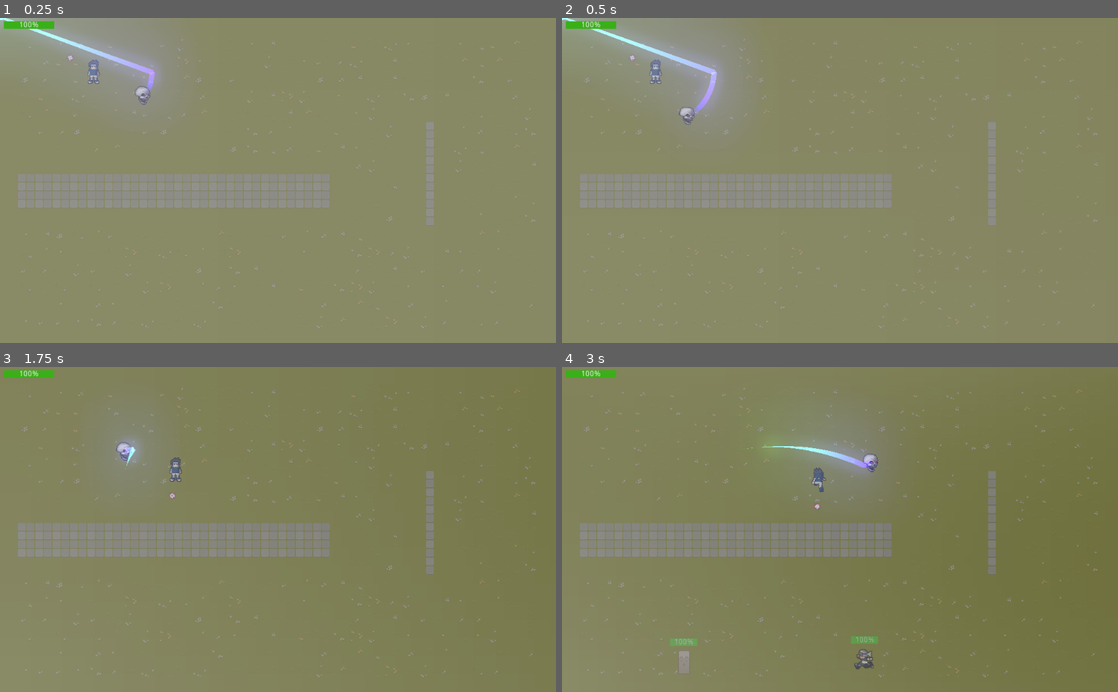
Above: before the commit, frames 1-4 (two rows, left to right).
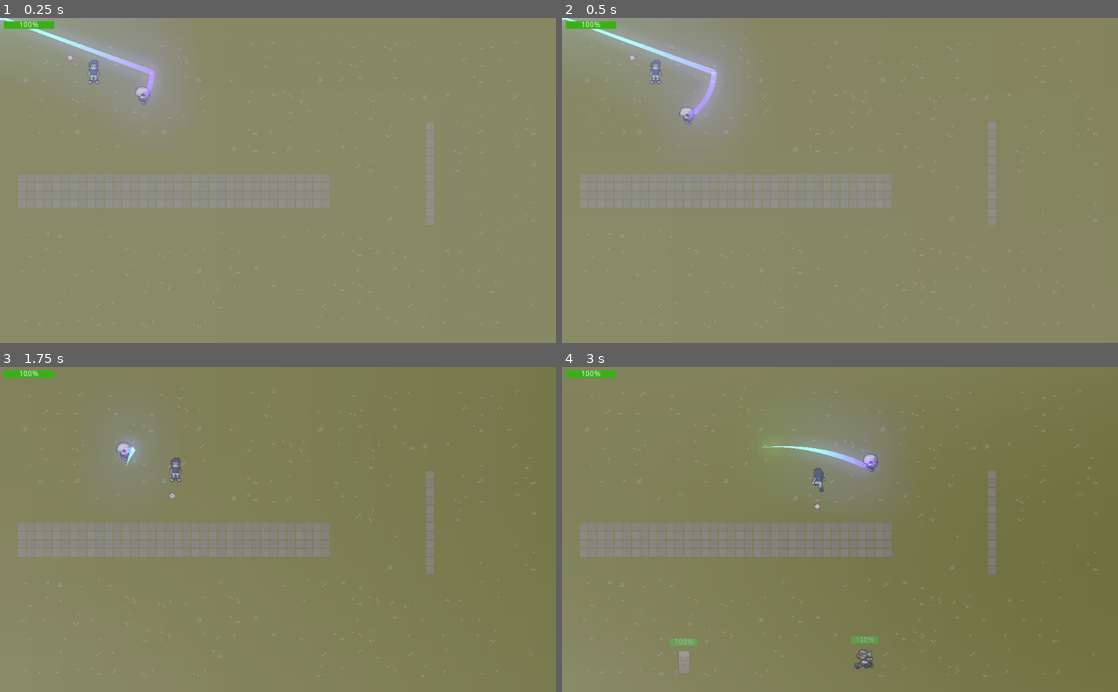
Above: after the commit, the same moments.

Repository: fabricejeannet/the-lost-temple
Game: Godot game, scene res://scenes/World.tscn
The game is run twice, just before and just after one commit, with the same random seed, the same clock (stepped at 60 frames per second) and the same inputs.
Inputs (mouse positions are in pixels of both pictures, inside the frame that each line leads up to):
- Up to frame 1 (0.25 s): no input
- Up to frame 2 (0.5 s): no input
- Up to frame 3 (1.75 s): move the mouse to (400, 513) at 0.52 s; hold Right (ui_right) 0.53-1.28 s; move the mouse to (166, 545) at 1.27 s; hold Down (ui_down) from 1.28 s (still down)
- Up to frame 4 (3 s): move the mouse to (895, 458) at 2.02 s; release Down (ui_down) at 2.03 s; hold Right (ui_right) 2.03-2.78 s; move the mouse to (812, 594) at 2.77 s; hold Up (ui_up) from 2.78 s (still down)

The runs differ from the first frame. In frame 1, less than 0.1% of the frame differs, in the area x 25-29%, y 20-26%; in frame 2, 0.1%, in the area x 22-26%, y 26-33%; in frame 3, less than 0.1%; in frame 4, less than 0.1%.

Commit message:
Refactoring for the WAM. Starting to implement no skill : Flame Thrower

Diff:
--- a/scenes/skills/DeathWhirlpool.tscn
+++ b/scenes/skills/DeathWhirlpool.tscn
@@ -1,8 +1,9 @@
-[gd_scene load_steps=8 format=2]
+[gd_scene load_steps=9 format=2]
 
 [ext_resource path="res://assets/img/spells/skull.png" type="Texture" id=1]
 [ext_resource path="res://scripts/TrailEffect.gd" type="Script" id=2]
 [ext_resource path="res://scripts/DeathWhirlpool.gd" type="Script" id=3]
+[ext_resource path="res://assets/img/light_pattern.png" type="Texture" id=4]
 
 [sub_resource type="CanvasItemMaterial" id=1]
 blend_mode = 1
@@ -11,8 +12,8 @@
 _data = [ Vector2( 0.00943396, 0 ), 0.0, -0.719515, 0, 0, Vector2( 1, 0.890909 ), -1.49899, 0.0, 0, 0 ]
 
 [sub_resource type="Gradient" id=3]
-offsets = PoolRealArray( 0, 0.0276243, 0.187845, 0.370166, 0.944751, 1 )
-colors = PoolColorArray( 0, 0, 0, 0, 0.00408258, 0, 0, 0.344978, 0.153184, 1, 0, 1, 0.133426, 0.4, 0.6, 1, 0.120254, 0, 1, 1, 0, 0, 0, 0 )
+offsets = PoolRealArray( 0, 1.93459e-19, 0.0276243, 0.187845, 0.370166, 0.944751 )
+colors = PoolColorArray( 0, 0, 0, 0, 0, 0, 0, 0, 0.00408258, 0, 0, 0.344978, 0.153184, 1, 0, 1, 0.133426, 0.4, 0.6, 1, 0.120254, 0, 1, 1 )
 
 [sub_resource type="CircleShape2D" id=4]
 radius = 53.2353
@@ -33,9 +34,16 @@
 gradient = SubResource( 3 )
 script = ExtResource( 2 )
 max_points = 50
+coeff_sinusoidal = 2.9
 
 [node name="CollisionShape2D" type="CollisionShape2D" parent="."]
 shape = SubResource( 4 )
 
+[node name="Light2D" type="Light2D" parent="."]
+visible = false
+position = Vector2( 10, 0 )
+scale = Vector2( 0.1, 0.1 )
+texture = ExtResource( 4 )
+
 [connection signal="area_entered" from="." to="." method="_on_DeathWhirlpool_area_entered"]
 [connection signal="body_entered" from="." to="." method="_on_DeathWhirlpool_body_entered"]
--- /dev/null
+++ b/scenes/skills/FlameThrower.tscn
@@ -0,0 +1,137 @@
+[gd_scene load_steps=12 format=2]
+
+[ext_resource path="res://Flame.png" type="Texture" id=1]
+[ext_resource path="res://scripts/FlameThrower.gd" type="Script" id=2]
+
+[sub_resource type="CapsuleShape2D" id=9]
+radius = 52.0
+height = 26.0
+
+[sub_resource type="CanvasItemMaterial" id=1]
+blend_mode = 1
+
+[sub_resource type="Gradient" id=2]
+offsets = PoolRealArray( 0, 0.136646, 0.819876, 0.900621, 1 )
+colors = PoolColorArray( 1, 0.854902, 0, 0, 1, 0.691406, 0, 1, 1, 0.246094, 0, 1, 1, 0.207843, 0, 0.203922, 1, 0.152941, 0, 0 )
+
+[sub_resource type="GradientTexture" id=3]
+gradient = SubResource( 2 )
+width = 100
+
+[sub_resource type="ParticlesMaterial" id=4]
+lifetime_randomness = 0.3
+flag_disable_z = true
+direction = Vector3( 0, -1, 0 )
+spread = 30.0
+gravity = Vector3( 0, 0, 0 )
+initial_velocity = 250.0
+initial_velocity_random = 0.4
+angular_velocity = 100.0
+angular_velocity_random = 1.0
+orbit_velocity = 0.0
+orbit_velocity_random = 0.0
+angle = 720.0
+angle_random = 1.0
+scale = 0.5
+scale_random = 0.41
+color_ramp = SubResource( 3 )
+
+[sub_resource type="Animation" id=5]
+resource_name = "PullIn"
+length = 2.0
+tracks/0/type = "value"
+tracks/0/path = NodePath(".:process_material:radial_accel")
+tracks/0/interp = 1
+tracks/0/loop_wrap = true
+tracks/0/imported = false
+tracks/0/enabled = true
+tracks/0/keys = {
+"times": PoolRealArray( 0, 1, 2 ),
+"transitions": PoolRealArray( 1, 1, 1 ),
+"update": 0,
+"values": [ 1000.0, -1000.0, 0.0 ]
+}
+
+[sub_resource type="Animation" id=6]
+length = 0.001
+tracks/0/type = "value"
+tracks/0/path = NodePath(".:process_material:gravity")
+tracks/0/interp = 1
+tracks/0/loop_wrap = true
+tracks/0/imported = false
+tracks/0/enabled = true
+tracks/0/keys = {
+"times": PoolRealArray( 0 ),
+"transitions": PoolRealArray( 1 ),
+"update": 0,
+"values": [ Vector3( 0, 0, 0 ) ]
+}
+tracks/1/type = "value"
+tracks/1/path = NodePath(".:process_material:radial_accel")
+tracks/1/interp = 1
+tracks/1/loop_wrap = true
+tracks/1/imported = false
+tracks/1/enabled = true
+tracks/1/keys = {
+"times": PoolRealArray( 0 ),
+"transitions": PoolRealArray( 1 ),
+"update": 0,
+"values": [ 0.0 ]
+}
+
+[sub_resource type="Animation" id=7]
+resource_name = "SlowDown"
+loop = true
+tracks/0/type = "value"
+tracks/0/path = NodePath(".:speed_scale")
+tracks/0/interp = 1
+tracks/0/loop_wrap = true
+tracks/0/imported = false
+tracks/0/enabled = true
+tracks/0/keys = {
+"times": PoolRealArray( 0, 0.145593, 0.700109, 1 ),
+"transitions": PoolRealArray( 1, 1, 1, 1 ),
+"update": 0,
+"values": [ 1.0, 0.1, 2.0, 1.0 ]
+}
+
+[sub_resource type="Animation" id=8]
+resource_name = "Wind"
+length = 4.0
+loop = true
+tracks/0/type = "value"
+tracks/0/path = NodePath(".:process_material:gravity")
+tracks/0/interp = 1
+tracks/0/loop_wrap = true
+tracks/0/imported = false
+tracks/0/enabled = true
+tracks/0/keys = {
+"times": PoolRealArray( 0, 2, 4 ),
+"transitions": PoolRealArray( 1, 1, 1 ),
+"update": 0,
+"values": [ Vector3( 500, 0, 0 ), Vector3( -500, 0, 0 ), Vector3( 500, 0, 0 ) ]
+}
+
+[node name="FlameThrower" type="Area2D"]
+script = ExtResource( 2 )
+
+[node name="CollisionShape2D" type="CollisionShape2D" parent="."]
+position = Vector2( -4, -69 )
+shape = SubResource( 9 )
+
+[node name="Fire" type="Particles2D" parent="."]
+material = SubResource( 1 )
+amount = 16
+speed_scale = 2.0
+explosiveness = 0.1
+local_coords = false
+process_material = SubResource( 4 )
+texture = ExtResource( 1 )
+
+[node name="AnimationPlayer" type="AnimationPlayer" parent="Fire"]
+anims/PullIn = SubResource( 5 )
+anims/RESET = SubResource( 6 )
+anims/SlowDown = SubResource( 7 )
+anims/Wind = SubResource( 8 )
+
+[connection signal="area_entered" from="." to="." method="_on_FlameThrower_area_entered"]
--- /dev/null
+++ b/scenes/skills/FlameThrowerSkill.tscn
@@ -0,0 +1,12 @@
+[gd_scene load_steps=2 format=2]
+
+[ext_resource path="res://scripts/FlameThrowerSkill.gd" type="Script" id=1]
+
+[node name="FlameThrowerSkill" type="Node2D"]
+script = ExtResource( 1 )
+
+[node name="Timer" type="Timer" parent="."]
+wait_time = 4.0
+autostart = true
+
+[connection signal="timeout" from="Timer" to="." method="_on_Timer_timeout"]
--- /dev/null
+++ b/scenes/skills/Meteor.tscn
@@ -0,0 +1,39 @@
+[gd_scene load_steps=5 format=2]
+
+[ext_resource path="res://assets/img/spells/Icon17.png" type="Texture" id=1]
+[ext_resource path="res://scripts/Meteor.gd" type="Script" id=2]
+
+[sub_resource type="CapsuleShape2D" id=1]
+radius = 29.0
+
+[sub_resource type="Animation" id=2]
+resource_name = "shower"
+length = 0.5
+tracks/0/type = "value"
+tracks/0/path = NodePath("Area2D:position")
+tracks/0/interp = 1
+tracks/0/loop_wrap = true
+tracks/0/imported = false
+tracks/0/enabled = true
+tracks/0/keys = {
+"times": PoolRealArray( 0, 0.5 ),
+"transitions": PoolRealArray( 1, 1 ),
+"update": 0,
+"values": [ Vector2( 0, 0 ), Vector2( -100, 400 ) ]
+}
+
+[node name="Meteor" type="Node2D"]
+script = ExtResource( 2 )
+
+[node name="Area2D" type="Area2D" parent="."]
+position = Vector2( -100, 400 )
+rotation = 0.270526
+
+[node name="Sprite" type="Sprite" parent="Area2D"]
+texture = ExtResource( 1 )
+
+[node name="CollisionShape2D" type="CollisionShape2D" parent="Area2D"]
+shape = SubResource( 1 )
+
+[node name="AnimationPlayer" type="AnimationPlayer" parent="."]
+anims/shower = SubResource( 2 )
--- /dev/null
+++ b/scenes/skills/MeteorShowerSkill.tscn
@@ -0,0 +1,12 @@
+[gd_scene load_steps=2 format=2]
+
+[ext_resource path="res://scripts/MeteorShowerSkill.gd" type="Script" id=1]
+
+[node name="MeteorShowerSkill" type="Node2D"]
+script = ExtResource( 1 )
+
+[node name="Timer" type="Timer" parent="."]
+wait_time = 3.0
+autostart = true
+
+[connection signal="timeout" from="Timer" to="." method="_on_Timer_timeout"]
